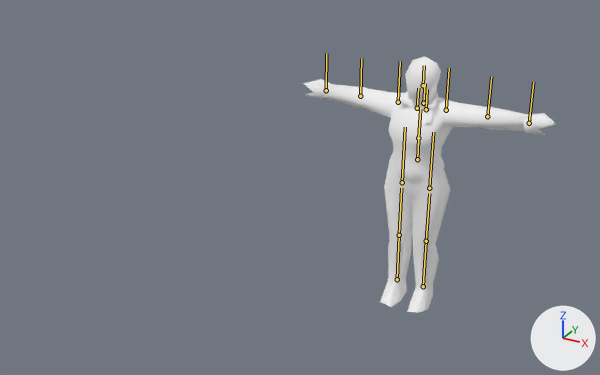
Two versions of the glTF model docs/poses/lco_2.glb, one commit apart.
The view is the same before and after, from a 50 mm lens placed at (1.8, -4.91, 2.06), pointed at (-0.15, -1.36, 0.29). Arrows for +X, +Y and +Z are at lower right; the lights stay in place. The first picture is the older version. The bones that change, and the others that lie on the model, are drawn over the model as lines.

Names of what the first picture shows: 'Group[0]', 'Group[100]'.
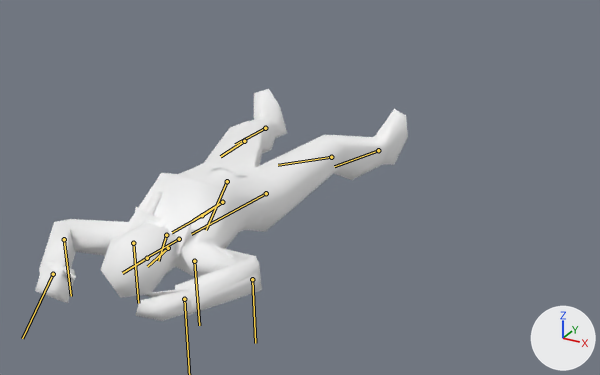
The newer file adds an action. The first version stands in its rest pose; the second is drawn at frame 0 of the action 'Motion[28]'.

Where the change shows, as pixel boxes [x1, y1, x2, y2] in the pictures (600 x 375 px):
'Group[100]', posed (47% wider, 9% shorter): before [303, 57, 556, 313]; after [35, 89, 408, 321]
'Group[0]', posed: before [389, 91, 444, 179]; after [80, 163, 266, 300]
bone '0:0', root to tip: before (417, 159) to (419, 130); after (222, 202) to (193, 220)
bone '1:17', root to tip: before (402, 182) to (405, 127); after (266, 193) to (191, 234)
bone '2:18', root to tip: before (399, 235) to (401, 188); after (331, 157) to (278, 165)
bone '3:19', root to tip: before (397, 279) to (399, 235); after (378, 150) to (334, 166)
bone '4:14', root to tip: before (429, 188) to (433, 132); after (227, 181) to (206, 230)
bone '5:15', root to tip: before (426, 241) to (429, 193); after (244, 141) to (220, 156)
bone '6:16', root to tip: before (423, 286) to (426, 241); after (265, 128) to (235, 144)
bone '8:2', root to tip: before (418, 138) to (420, 109); after (202, 215) to (172, 232)
bone '9:3', root to tip: before (423, 103) to (425, 83); after (168, 248) to (147, 266)
bone '10:4', root to tip: before (423, 85) to (424, 65); after (147, 258) to (122, 273)
bone '11:9', root to tip: before (417, 108) to (418, 88); after (179, 239) to (148, 256)
bone '12:10', root to tip: before (398, 102) to (400, 61); after (194, 261) to (199, 325)
bone '13:11', root to tip: before (360, 96) to (361, 58); after (252, 279) to (255, 343)
bone '15:5', root to tip: before (426, 109) to (427, 89); after (166, 235) to (158, 261)
bone '16:6', root to tip: before (446, 110) to (449, 68); after (133, 243) to (138, 303)
bone '17:7', root to tip: before (487, 116) to (491, 76); after (64, 239) to (71, 296)
bone '18:8', root to tip: before (529, 123) to (533, 82); after (53, 274) to (22, 338)

The change in detail:
Bone '0:0' (bone_0_0) moves from (0.0, 0.0, 0.0) to (-0.006, 0.608, 2.285).
Bone '0:0' (bone_0_0) turns from (0, 0, 0) to (91, 0, 176) degrees about its own x, y and z.
Bone '1:17' (bone_1_17) turns from (0, 0, 0) to (-11, -11, -16) degrees about its own x, y and z.
Bone '2:18' (bone_2_18) turns from (0, 0, 0) to (20, 0, 0) degrees about its own x, y and z.
Bone '3:19' (bone_3_19) turns from (0, 0, 0) to (-5, 5, 5) degrees about its own x, y and z.
Bone '4:14' (bone_4_14) turns from (0, 0, 0) to (-6, 26, 18) degrees about its own x, y and z.
Bone '5:15' (bone_5_15) turns from (0, 0, 0) to (16, 0, 0) degrees about its own x, y and z.
Bone '6:16' (bone_6_16) turns from (0, 0, 0) to (0, 0, -9) degrees about its own x, y and z.
Bone '8:2' (bone_8_2) turns from (0, 0, 0) to (3, 2, 0) degrees about its own x, y and z.
Bone '9:3' (bone_9_3) turns from (0, 0, 0) to (-10, -1, 2) degrees about its own x, y and z.
Bone '10:4' (bone_10_4) turns from (0, 0, 0) to (7, 3, -5) degrees about its own x, y and z.
Bone '11:9' (bone_11_9) turns from (0, 0, 0) to (-18, -12, -20) degrees about its own x, y and z.
Bone '12:10' (bone_12_10) turns from (0, 0, 0) to (-71, 11, 18) degrees about its own x, y and z.
Bone '13:11' (bone_13_11) turns from (0, 0, 0) to (0, 114, 0) degrees about its own x, y and z.
Bone '14:12' (bone_14_12) turns from (0, 0, 0) to (-31, 16, 4) degrees about its own x, y and z.
Bone '15:5' (bone_15_5) turns from (0, 0, 0) to (-22, 17, 17) degrees about its own x, y and z.
Bone '16:6' (bone_16_6) turns from (0, 0, 0) to (-73, -16, 1) degrees about its own x, y and z.
Bone '17:7' (bone_17_7) turns from (0, 0, 0) to (0, -100, 0) degrees about its own x, y and z.
Bone '18:8' (bone_18_8) turns from (0, 0, 0) to (-30, -22, -9) degrees about its own x, y and z.
